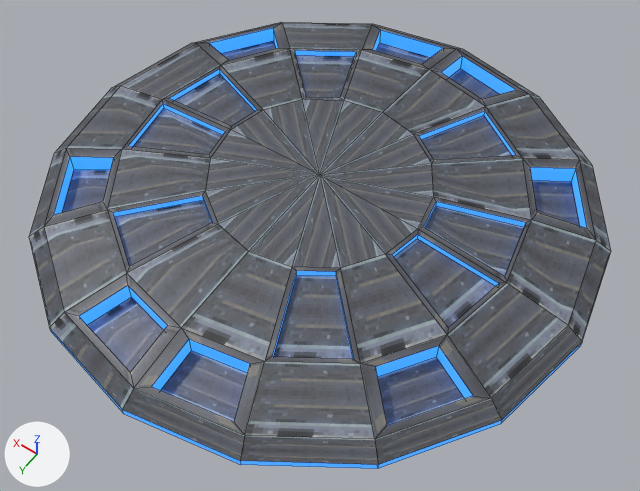
A saved change to the Blender file Assets/Models/Environment/UFO.blend.
The view is the same before and after, from a camera (50 mm lens) standing at (-8.29, 11.6, 16.31) and looking at (-0.74, 1.03, -0.29). The lights are fixed; the arrows at lower left show +X, +Y and +Z. Mesh edges are drawn as thin lines. The same objects are shown in both versions, whatever each file hides.
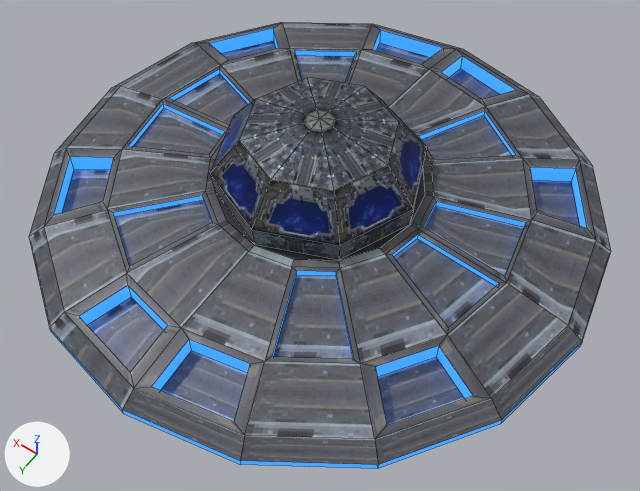
Changed parts and their boxes [x1, y1, x2, y2] in the pictures (640 x 491 px):
part 1 of me_sphere_009, built on
    before: [205, 99, 434, 268]
    after: [205, 77, 434, 268]

The change, as a diff of the scene's bpy script:
```diff
--- a/Assets/Models/Environment/UFO.blend.py
+++ b/Assets/Models/Environment/UFO.blend.py
@@ me_sphere_009 @@
 # used by ob_sphere_001; location = (0.0, 0.0, 1.3); rotation_euler = (0.0, 0.0, 3.927), in degrees (0, 0, 225); scale = (2.56, 2.56, 1.33)
-me_sphere_009.from_pydata(...)  # 258 vertices, 272 faces; spans x -2.73..2.73, y -2.73..2.73, z -1.89..-0.38
+me_sphere_009.from_pydata(...)  # 298 vertices, 312 faces; spans x -2.73..2.73, y -2.73..2.73, z -1.89..1.0
+# me_sphere_009 part 1
+# 1 vertex is removed from x 0.0, y 0.0, z -0.38
+# 16 faces are deleted
+# 41 vertices are added at x -1.0..1.0, y -1.0..1.0, z -0.44..1.0
+# 16 new faces join them, mat_material_002 (picture img_ufo_top)
+# 40 new faces join them, mat_ufo_top (picture img_ufo_top_64px_png)
 me_sphere_009.materials.append(mat_material_001)
 me_sphere_009.materials.append(mat_material_002)
+me_sphere_009.materials.append(mat_ufo_top)  # picture img_ufo_top_64px_png
```
